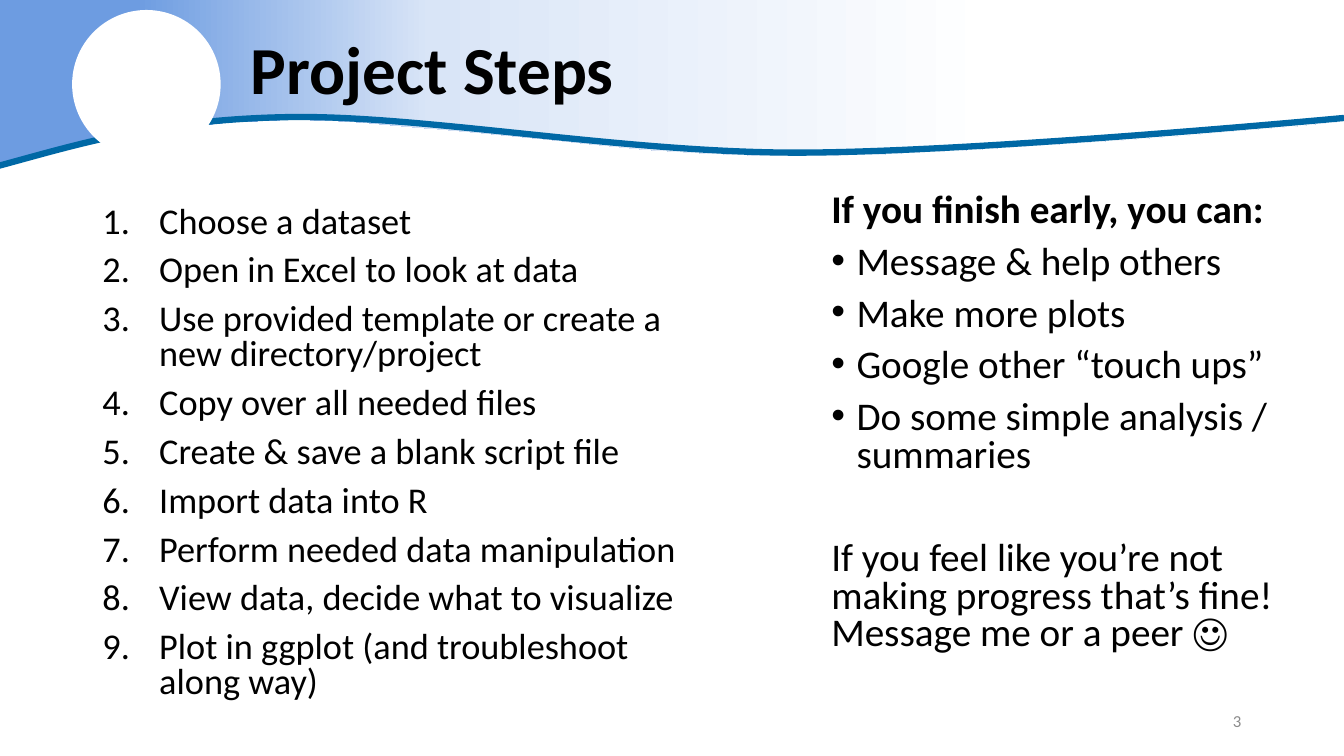
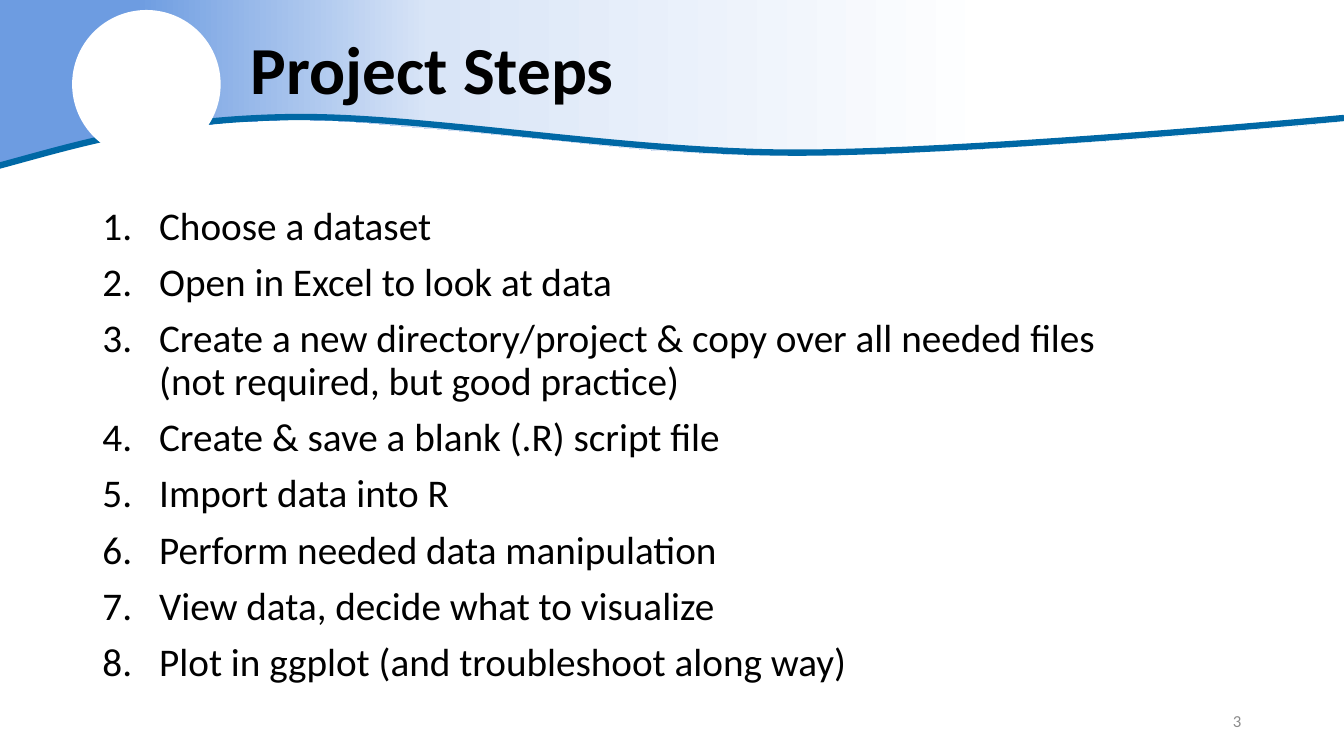
Before and after one commit to ADFG-DSF/ADFG_R_Intro_Workshop_2025, a slide deck: slide 3 of presentations/9 - The Project.pptx. Drawn at 1344x756 pixels with LibreOffice and Linux fonts; fonts in the diff are those of the drawing; background and template pictures are left out. Boxes give left, top, right and bottom in pixels: in the first picture for what was removed or moved away, otherwise in the second. Text is boxed around its words. In the diff, an @@ line names an element or a change of style, - is before the commit and + after.

```diff
--- a/presentations/9 - The Project.pptx
+++ b/presentations/9 - The Project.pptx
@@ text removed at [831,195,1272,653] @@
-If you finish early, you can:
-• Message & help others
-• Make more plots
-• Google other “touch ups”
-• Do some simple analysis / summaries
-If you feel like you’re not making progress that’s fine! Message me or a peer ☺
@@ text at [159,212,846,683]: size 25.9 to 28 pt in "Choose a dataset", "Open in Excel to look at data", "Import data into R", "Perform needed data manipulation" and 2 more places; line spacing 0.8 to 0.9 @@
@@ text at [159,324,1094,458]: text changed; size 25.9 to 28 pt @@
-3. Use provided template or create a new directory/project
-4. Copy over all needed files
-5. Create & save a blank script file
+3. Create a new directory/project & copy over all needed files (not required, but good practice)
+4. Create & save a blank (.R) script file
```
Also in this commit, not shown: 2 other slides changed, 1 other file.
